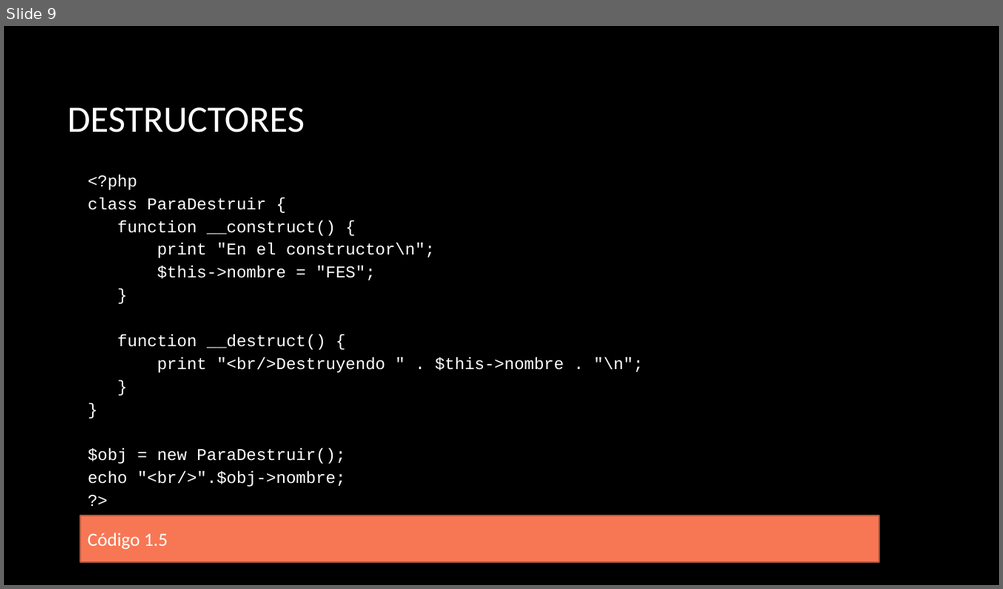
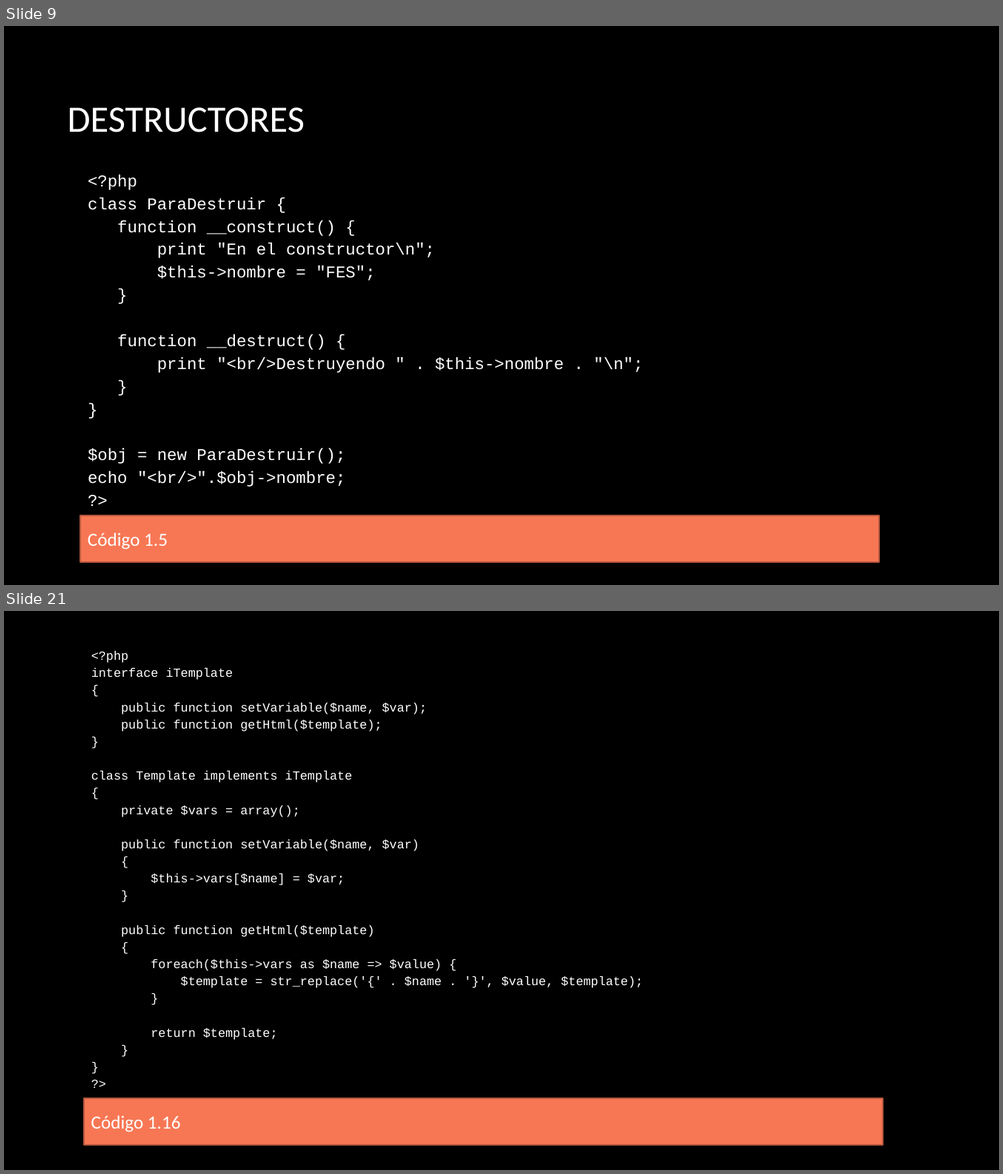
Before and after one commit to erikfer94/fromNoobToMaster, a slide deck: presentaciones/clase_3.pptx. Shown one above the other, each under a label of ours: slide 9 before the commit, slides 9 and 21 after it; the slides between them are not shown. The pictures are 1003x589 and 1003x1174 pixels, drawn with LibreOffice and Linux fonts; fonts in the diff are those of the drawing; background and template pictures are left out. Boxes give left, top, right and bottom in pixels: in the first picture for what was removed or moved away, otherwise in the second. Text is boxed around its words. In the diff, an @@ line names an element or a change of style, - is before the commit and + after.

```diff
--- a/presentaciones/clase_3.pptx
+++ b/presentaciones/clase_3.pptx
@@ slide 21 added at (4, 611, 999, 1170), background picture (left out) @@
@@ rectangle added at (84, 641, 883, 1098), fill #000000, 12 pt, text #FFFFFF @@
+<?php
+interface iTemplate
+{
+public function setVariable($name, $var);
+public function getHtml($template);
+}
+class Template implements iTemplate
+{
+private $vars = array();
+public function setVariable($name, $var)
+{
+$this->vars[$name] = $var;
+}
+public function getHtml($template)
+{
+foreach($this->vars as $name => $value) {
+$template = str_replace('{' . $name . '}', $value, $template);
+}
+return $template;
+}
+}
+?>
@@ rectangle added at (84, 1099, 883, 1145), fill #F77754, outline #B7583E 1.5 pt, 18 pt, text #FFFFFF @@
+Código 1.16
```
Also in this commit, not shown: 20 other slides added, 17 other files.
